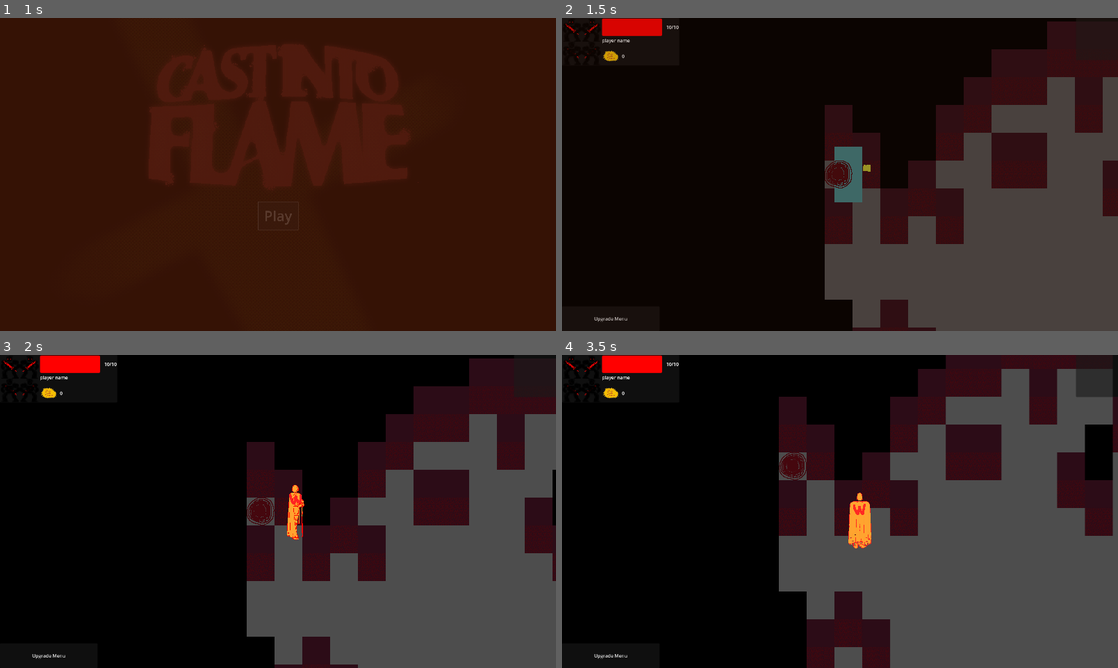
Above: before the commit, frames 1-4 (two rows, left to right).
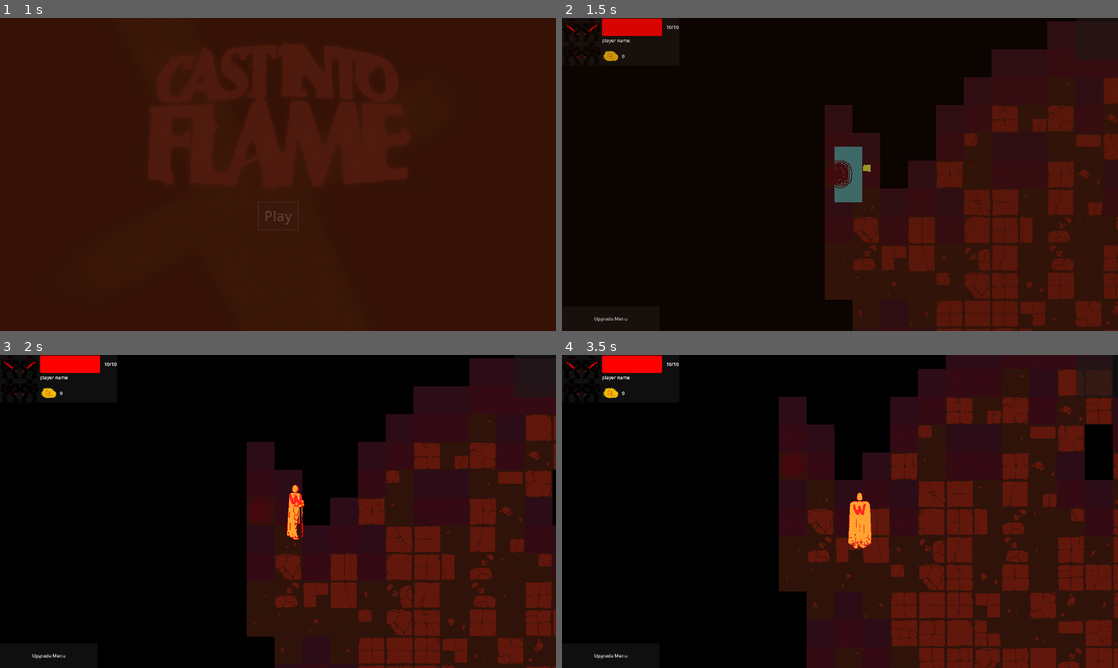
Above: after the commit, the same moments.

Repository: jible/capstone
Game: Godot game, scene res://scenes/testScenes/main_menu.tscn
Two runs of this game, one before a commit and one after it. Both use one fixed random seed, a clock stepped at 60 frames per second and the inputs below. The engine's default icon, where the game draws it, is replaced by a stand-in: a white triangle on a blue panel in a dark square.
Inputs (mouse positions are in pixels of both pictures, inside the frame that each line leads up to):
- Up to frame 1 (1 s): click "Play" at 0.5 s
- Up to frame 2 (1.5 s): move the mouse to (962, 158) at 1.27 s; hold Right (right) from 1.28 s (still down); hold Space (attack) from 1.28 s (still down)
- Up to frame 3 (2 s): keep holding Right (right); keep holding Space (attack)
- Up to frame 4 (3.5 s): move the mouse to (728, 527) at 2.02 s; release Right (right) at 2.03 s; release Space (attack) at 2.03 s; hold Down (down) 2.03-2.78 s; tap Space (attack) at 2.1 s; move the mouse to (895, 442) at 2.77 s; hold Right (right) from 2.78 s (still down); hold Space (attack) from 2.78 s (still down)

Frame 1 is identical in both runs. In frame 2, 25% of the frame differs, in the area x 47-100%, y 18-100%; in frame 3, 27%; in frame 4, 36%, in the area x 39-100%, y 4-100%.

Commit message:
Refactored navigator to use navAgent instead of Node2D

Diff:
--- a/navigator.gd
+++ b/navigator.gd
@@ -1,32 +1,28 @@
-extends Node
+extends NavigationAgent2D
 class_name Navigator
 
+## Updates the path every x seconds
+@export var calc_path_frequency: float = 1
+
 var character:CharacterBody2D
-var map: RID
 var path: PackedVector2Array
 var target: Node2D
-var target_position: Vector2
+var timer: Timer
 
 func _ready():
 	character = get_parent()
+	make_timer()
 
 
-func update_map():
-	map = NavigationServer2D.get_maps()[0]
-	return map
-
-func get_next_point():
-	if update_map() == null:
-		return null
-	calc_path()
-	return path [1]
+func make_timer():
+	timer = Timer.new()
+	timer.one_shot = false
+	timer.autostart = true
+	add_child(timer)
+	timer.start()
 
 
 func update_target(target_char):
 	target = target_char
-	target_position = target.global_position
+	target_position = target.position
 	pass
-
-
-func calc_path():
-	path = NavigationServer2D.map_get_path(map, character.global_position, target_position, true)
--- a/scenes/prefabs/npcs/enemies/basic_enemy.tscn
+++ b/scenes/prefabs/npcs/enemies/basic_enemy.tscn
@@ -609,7 +609,7 @@
 [node name="Health Manager" parent="." instance=ExtResource("13_y7ykc")]
 starting_health = 2
 
-[node name="Navigator" type="Node" parent="."]
+[node name="Navigator" type="NavigationAgent2D" parent="."]
 script = ExtResource("18_cj80n")
 
 [connection signal="state_changed" from="State Machine" to="Animation Manager" method="_on_state_machine_state_changed"]
--- a/scripts/characters/npc/enemy/basic_enemy/states/pursuit.gd
+++ b/scripts/characters/npc/enemy/basic_enemy/states/pursuit.gd
@@ -22,7 +22,7 @@
 	if (player):
 		me.navigator.update_target(player)
 
-		var target_vector =  me.navigator.get_next_point() - me.global_position
+		var target_vector =  me.navigator.get_next_path_position() - me.global_position
 		if target_vector == null:
 			return
 		if (target_vector.length() < 10):
--- a/scripts/level_generator.gd
+++ b/scripts/level_generator.gd
@@ -99,8 +99,7 @@
 			if map.get_tile(pos).type == "floor":
 				# get random tile position
 				# [ ] get length and width of tileset, rather than magic number
-				#layers["environment"].set_cell(pos, 0, Vector2i(randi()%9, randi()%9))
-				pass
+				layers["environment"].set_cell(pos, 0, Vector2i(randi()%9, randi()%9))
 			if map.get_tile(pos).type == null:
 				layers["environment"].set_cell(pos, 0, Vector2i(9, 9))
 
--- /dev/null
+++ b/target_tracker.gd
@@ -0,0 +1,4 @@
+extends Node
+
+
+var target: Node2D
